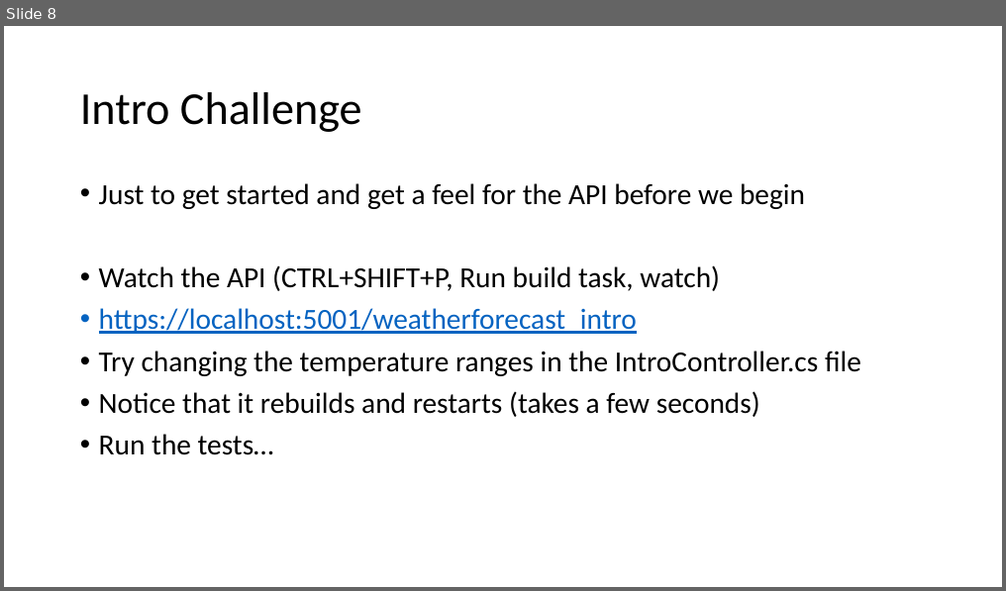
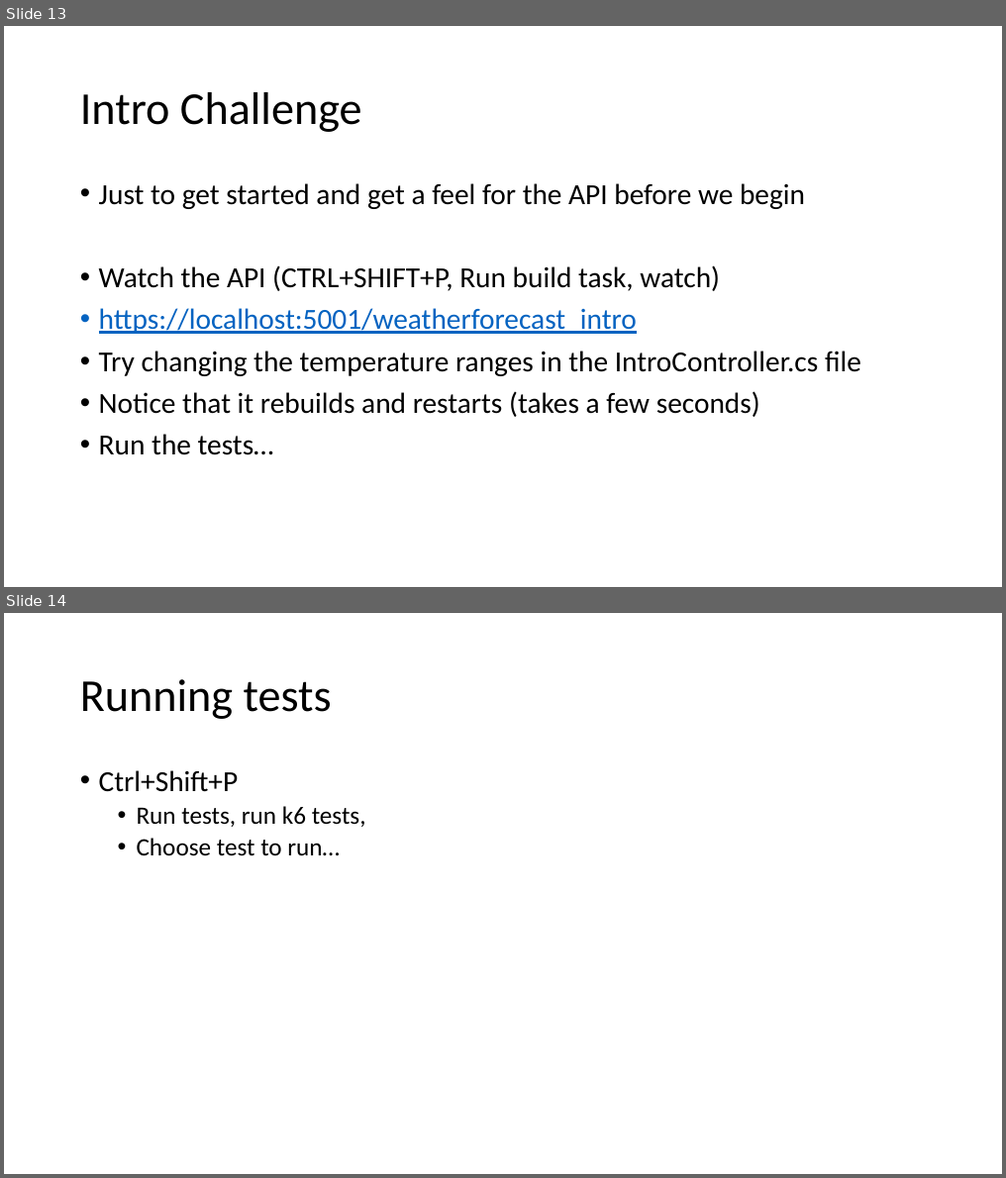
Before and after one commit to bjartnes/bounded-disturbances, a slide deck: Polly and Simmy workshop.pptm. Shown one above the other, each under a label of ours: slide 8 before the commit, slides 13 and 14 after it. The pictures are 1006x591 and 1006x1178 pixels, drawn with LibreOffice and Linux fonts; fonts in the diff are those of the drawing. Boxes give left, top, right and bottom in pixels: in the first picture for what was removed or moved away, otherwise in the second. Text is boxed around its words. In the diff, an @@ line names an element or a change of style, - is before the commit and + after.

```diff
--- a/Polly and Simmy workshop.pptm
+++ b/Polly and Simmy workshop.pptm
@@ slide 14 added at [4, 613, 1002, 1174], background #FFFFFF @@
@@ title added at [80, 679, 332, 719], 44 pt, text #000000 @@
+Running tests
@@ text added at [99, 770, 366, 857], 24 pt, text #000000 @@
+• Ctrl+Shift+P
+  • Run tests, run k6 tests,
+  • Choose test to run…
@@ what was slide 8 is now slide 13 @@
```
Also in this commit, not shown: 1 slide changed, 6 other slides added, 1 slide removed.
